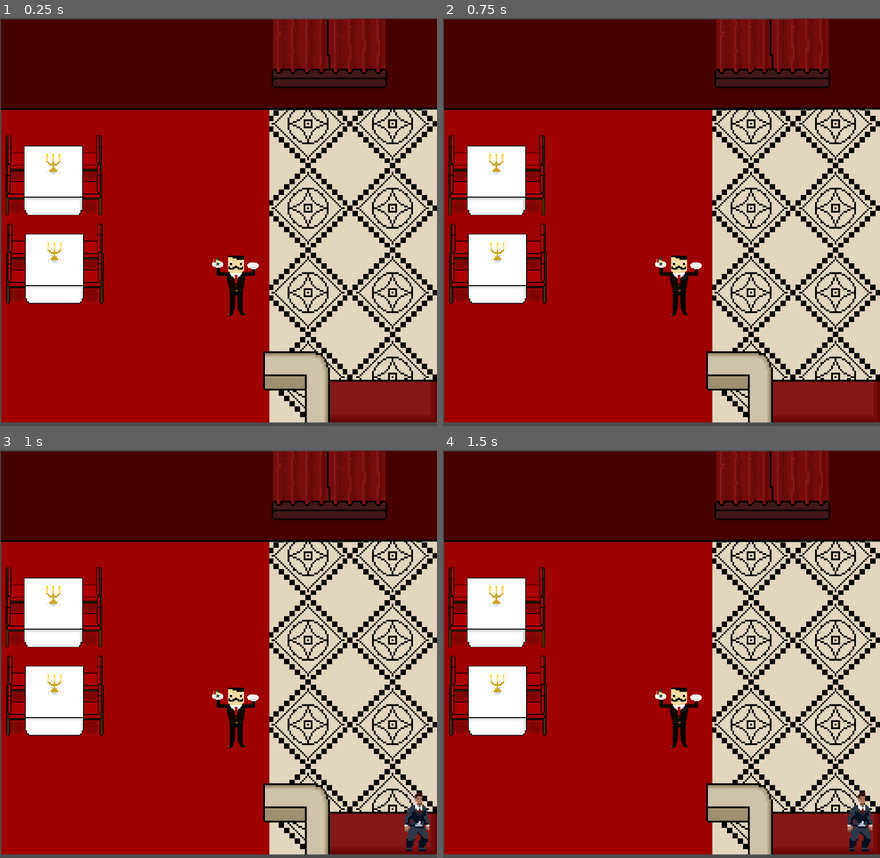
Above: before the commit, frames 1-4 (two rows, left to right).
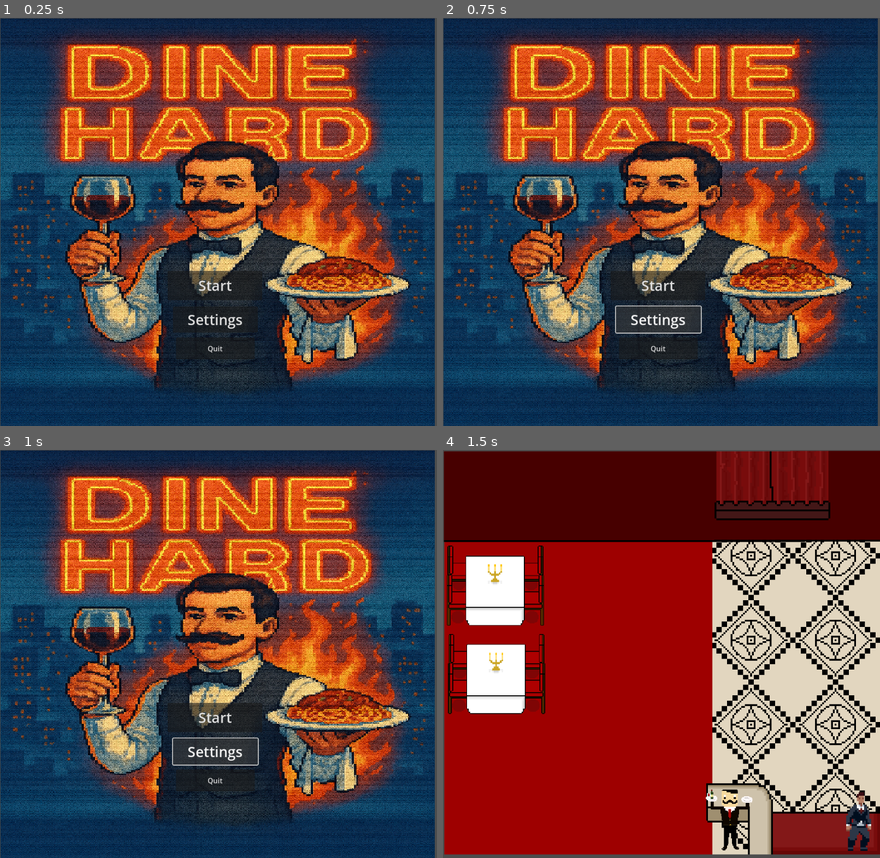
Above: after the commit, the same moments.

Repository: vulcanphoenix/Dine-Hard
Game: Godot game, scene res://title_screen.tscn
Two runs of this game, one before a commit and one after it. Both use one fixed random seed, a clock stepped at 60 frames per second and the inputs below. Before the commit the project starts from res://Sprites/world/world.tscn.
Inputs (mouse positions are in pixels of both pictures, inside the frame that each line leads up to):
- Up to frame 1 (0.25 s): no input
- Up to frame 2 (0.75 s): click (657, 319) at 0.5 s, where only the run after the commit has a clickable "Settings"
- Up to frame 3 (1 s): no input
- Up to frame 4 (1.5 s): click (657, 719) at 1.25 s, where only the run after the commit has a clickable "Start"

The runs differ from the first frame. In frame 1, 99% of the frame differs, in the area x 0-100%, y 0-100%; in frame 2, 99%; in frame 3, 99%; in frame 4, 7.3%.

Commit message:
game menu

Diff:
--- a/Sprites/player/Customer1M.tscn
+++ b/Sprites/player/Customer1M.tscn
@@ -105,8 +105,8 @@
 height = 124.0
 
 [sub_resource type="CapsuleShape2D" id="CapsuleShape2D_y3moo"]
-radius = 31.0
-height = 138.0
+radius = 32.0
+height = 140.0
 
 [node name="Customer1M" type="CharacterBody2D"]
 script = ExtResource("1_r3shs")
@@ -122,6 +122,7 @@
 shape = SubResource("CapsuleShape2D_1ms5y")
 
 [node name="InteractionArea" type="Area2D" parent="."]
+monitorable = false
 
 [node name="CollisionShape2D" type="CollisionShape2D" parent="InteractionArea"]
 position = Vector2(-5, 5)
--- a/Sprites/player/customer_1f.tscn
+++ b/Sprites/player/customer_1f.tscn
@@ -142,7 +142,8 @@
 [node name="AnimatedSprite2D2" type="AnimatedSprite2D" parent="."]
 sprite_frames = SubResource("SpriteFrames_0qg6l")
 animation = &"Dress walking"
-frame_progress = 0.836397
+frame_progress = 0.81529
 
 [node name="CollisionShape2D" type="CollisionShape2D" parent="."]
+visible = false
 shape = SubResource("CapsuleShape2D_r3wgx")
--- a/Sprites/player/customer_1m.gd
+++ b/Sprites/player/customer_1m.gd
@@ -4,43 +4,16 @@
 func _ready():
 	print("=== NPC SETUP CHECK ===")
 
-	# Check if InteractionArea exists
-	if not has_node("InteractionArea"):
-		print("ERROR: No InteractionArea found!")
-		print("You need to add an Area2D child node named 'InteractionArea'")
-		return
 
 	var area = $InteractionArea
 	print("Found InteractionArea: ", area)
 
-	# Check if it has collision shape
-	if not area.has_node("CollisionShape2D"):
-		print("ERROR: InteractionArea has no CollisionShape2D!")
-		print("Add a CollisionShape2D as child of InteractionArea")
-		return
-
-	var collision = area.get_node("CollisionShape2D")
-	if collision.shape == null:
-		print("ERROR: CollisionShape2D has no shape!")
-		print("Select the CollisionShape2D and assign a shape (RectangleShape2D, CircleShape2D, etc.)")
-		return
-
-	print("Shape found: ", collision.shape)
-	print("Area monitoring: ", area.monitoring)
 
 	# Connect the signal
 	area.body_entered.connect(_on_body_entered)
 	print("Signal connected successfully")
 	print("=== SETUP COMPLETE ===")
 
+
 func _on_body_entered(body):
-	print("!!! BODY DETECTED: ", body.name, " !!!")
-
-# Simple test - add this to your PLAYER script:
-# extends CharacterBody2D
-#
-# func _ready():
-#     add_to_group("player")
-#     print("Player ready - groups: ", get_groups())
-#
-# # Your movement code here
+	print("!!! BODY entered: ", body.name, " !!!")
--- a/Sprites/world/customer_spawn.gd
+++ b/Sprites/world/customer_spawn.gd
@@ -1,75 +1,66 @@
 extends Node2D
-
-# Preload your NPC scene
-@export var npc_scene: PackedScene
-@export var spawn_interval: float = 1.0
-@export var max_npcs: int = 1
-
-var spawn_points: Array[Marker2D] = []
-var active_npcs: Array[Node2D] = []
-var spawn_timer: Timer
-
-func _ready():
-	# Collect all Marker2D children as spawn points
-	collect_spawn_points()
-
-	# Setup spawn timer
-	spawn_timer = Timer.new()
-	spawn_timer.wait_time = spawn_interval
-	spawn_timer.timeout.connect(_on_spawn_timer_timeout)
-	add_child(spawn_timer)
-	spawn_timer.start()
-
-func collect_spawn_points():
-	# Find all Marker2D nodes in children
-	for child in get_children():
-		if child is Marker2D:
-			spawn_points.append(child)
-
-	print("Found ", spawn_points.size(), " spawn points")
-
-
-func spawn_npc():
-	if active_npcs.size() >= max_npcs:
-		return
-
-	if spawn_points.is_empty():
-		print("No spawn points available!")
-		return
-
-	if not npc_scene:
-		print("No NPC scene assigned!")
-		return
-
-	# Choose random spawn point
-	var _spawn_point = spawn_points[randi() % spawn_points.size()]
-
-	# Instantiate NPC
-	var npc = npc_scene.instantiate()
-	get_tree().current_scene.add_child(npc)
-
-# IMPORTANT: Set position AFTER adding to scene tree
-	# Use call_deferred to ensure it's set after the node is fully ready
-	npc.call_deferred("set_global_position", _spawn_point.global_position)
-	# Track the NPC
-	active_npcs.append(npc)
-
-	# Connect to NPC's death/removal signal if it has one
-	if npc.has_signal("npc_removed"):
-		npc.npc_died.connect(_on_npc_died)
-
-func _on_spawn_timer_timeout():
-	spawn_npc()
-
-func _on_npc_died(npc: Node2D):
-	active_npcs.erase(npc)
-
-# Manual spawn function you can call from other scripts
-func spawn_at_specific_point(point_index: int):
-	if point_index >= 0 and point_index < spawn_points.size():
-		var spawn_point = spawn_points[point_index]
-		var npc = npc_scene.instantiate()
-		get_tree().current_scene.add_child(npc)
-		npc.global_position = spawn_point.global_positiona
-		npc.global_rotation = spawn_point.global_rotation
-		active_npcs.append(npc)
+#
+## Preload NPC scene
+#@export var npc_scene: PackedScene
+#@export var spawn_interval: float = 1.0
+#@export var max_npcs: int = 1
+#
+#var spawn_points: Array[Marker2D] = []
+#var active_npcs: Array[Node2D] = []
+#var spawn_timer: Timer
+#
+#func _ready():
+	#
+	#collect_spawn_points()
+	#
+	##spawn timer
+	#spawn_timer = Timer.new()
+	#spawn_timer.wait_time = spawn_interval
+	#spawn_timer.timeout.connect(_on_spawn_timer_timeout)
+	#add_child(spawn_timer)
+	#spawn_timer.start()
+#
+#func collect_spawn_points():
+	## spawn points
+	#for child in get_children():
+		#if child is Marker2D:
+			#spawn_points.append(child)
+	#
+	#print("Found ", spawn_points.size(), " spawn points")
+	#
+	#
+#func spawn_npc():
+	#if active_npcs.size() >= max_npcs:
+		#return
+	#
+	#if spawn_points.is_empty():
+		#print("No spawn points available!")
+		#return
+	#
+	#if not npc_scene:
+		#print("No NPC scene assigned!")
+		#return
+	#
+	## Choose random spawn point
+	#var _spawn_point = spawn_points[randi() % spawn_points.size()]
+	#
+	## Instantiate NPC
+	#var npc = npc_scene.instantiate()
+	#get_tree().current_scene.add_child(npc)
+	#
+#
+	#npc.call_deferred("set_global_position", _spawn_point.global_position)
+	#
+#
+#func _on_spawn_timer_timeout():
+	#spawn_npc()
+#
+## Manual spawn function you can call from other scripts
+#func spawn_at_specific_point(point_index: int):
+	#if point_index >= 0 and point_index < spawn_points.size():
+		#var spawn_point = spawn_points[point_index]
+		#var npc = npc_scene.instantiate()
+		#get_tree().current_scene.add_child(npc)
+		#npc.global_position = spawn_point.global_positiona
+		#npc.global_rotation = spawn_point.global_rotation
+		#active_npcs.append(npc)
--- a/Sprites/world/world.tscn
+++ b/Sprites/world/world.tscn
@@ -107,9 +107,6 @@
 [sub_resource type="RectangleShape2D" id="RectangleShape2D_mad0u"]
 size = Vector2(985, 29)
 
-[sub_resource type="RectangleShape2D" id="RectangleShape2D_3sxfg"]
-size = Vector2(138, 151.5)
-
 [sub_resource type="RectangleShape2D" id="RectangleShape2D_lpn8e"]
 size = Vector2(20, 752)
 
@@ -144,16 +141,16 @@
 scale = Vector2(1.75, 1.75)
 
 [node name="AnimatedSprite2D" type="AnimatedSprite2D" parent="Table-41"]
-position = Vector2(6.8573, 166.857)
+position = Vector2(5.14286, 138.857)
 sprite_frames = SubResource("SpriteFrames_fn3g3")
 animation = &"clean_table"
 
 [node name="CollisionPolygon2D" type="CollisionPolygon2D" parent="Table-41"]
-position = Vector2(169.714, -3.42857)
-polygon = PackedVector2Array(-223.429, 131.429, -102.286, 131.429, -101.143, 197.143, -225.714, 197.143)
+position = Vector2(168, -31.4286)
+polygon = PackedVector2Array(-223.429, 131.429, -224, 119.429, -218.857, 118.857, -218.285, 132, -109.714, 132, -108.571, 118.857, -102.857, 118.857, -102.286, 131.429, -101.143, 197.143, -225.714, 197.143)
 
 [node name="Table-40" type="StaticBody2D" parent="."]
-position = Vector2(112, 262)
+position = Vector2(109, 213)
 scale = Vector2(1.75, 1.75)
 
 [node name="AnimatedSprite2D" type="AnimatedSprite2D" parent="Table-40"]
@@ -162,7 +159,7 @@
 animation = &"clean_table"
 
 [node name="CollisionPolygon2D" type="CollisionPolygon2D" parent="Table-40"]
-polygon = PackedVector2Array(66.8571, 80.5714, -56.5714, 80.5714, -56, 14.8571, 66.2857, 14.8571)
+polygon = PackedVector2Array(66.8571, 80.5714, -56.5714, 80.5714, -56, 14.8571, -55.4286, 1.14285, -50.2857, 1.71428, -49.7143, 15.4286, 60, 14.8571, 60.5714, 1.71428, 66.2857, 1.71428, 66.2857, 14.8571)
 
 [node name="player interact" type="Area2D" parent="Table-40"]
 position = Vector2(-64, -149.714)
@@ -170,8 +167,7 @@
 
 [node name="player interact" type="CollisionShape2D" parent="Table-40/player interact"]
 light_mask = 0
-position = Vector2(140.5, 374.5)
-scale = Vector2(1, 1)
+position = Vector2(133, 368.999)
 shape = SubResource("RectangleShape2D_6pm3g")
 
 [node name="North Wall Collision" type="StaticBody2D" parent="."]
@@ -181,12 +177,10 @@
 shape = SubResource("RectangleShape2D_mad0u")
 
 [node name="CharacterBody2D" parent="." instance=ExtResource("5_tat8m")]
-position = Vector2(530, 603)
+position = Vector2(644, 833)
 
 [node name="Customer Spawn" type="Node2D" parent="."]
 script = ExtResource("6_is8iy")
-npc_scene = ExtResource("7_3sxfg")
-max_npcs = 4
 
 [node name="spawn_point _1" type="Marker2D" parent="Customer Spawn"]
 position = Vector2(942, 839)
@@ -195,9 +189,8 @@
 
 [node name="CounterTop" type="StaticBody2D" parent="Collision holder"]
 
-[node name="CollisionShape2D" type="CollisionShape2D" parent="Collision holder/CounterTop"]
-position = Vector2(662, 834.75)
-shape = SubResource("RectangleShape2D_3sxfg")
+[node name="CollisionPolygon2D" type="CollisionPolygon2D" parent="Collision holder/CounterTop"]
+polygon = PackedVector2Array(687, 907, 687, 804, 594, 804, 595, 754, 708, 754, 721, 758, 727, 763, 732, 775, 737, 789, 739, 909)
 
 [node name="walls" type="StaticBody2D" parent="Collision holder"]
 
@@ -212,3 +205,6 @@
 [node name="CollisionShape2D3" type="CollisionShape2D" parent="Collision holder/walls"]
 position = Vector2(991, 533)
 shape = SubResource("RectangleShape2D_q4n3e")
+
+[node name="Customer1M" parent="." instance=ExtResource("7_3sxfg")]
+position = Vector2(939, 838)
--- a/project.godot
+++ b/project.godot
@@ -11,7 +11,7 @@
 [application]
 
 config/name="Dine Hard"
-run/main_scene="uid://bbpoj0lm0sg5p"
+run/main_scene="uid://cwdgdukwo147c"
 config/features=PackedStringArray("4.4", "Forward Plus")
 
 [display]
--- /dev/null
+++ b/quit.gd
@@ -0,0 +1 @@
+extends Button
--- /dev/null
+++ b/start.gd
@@ -0,0 +1,7 @@
+extends Button
+
+
+
+
+func _on_pressed() -> void:
+	get_tree().change_scene_to_file("res://Sprites/world/world.tscn")
--- /dev/null
+++ b/title_screen.gd
@@ -0,0 +1,5 @@
+extends Node2D
+
+
+func _on_quit_pressed() -> void:
+	get_tree().quit()
--- /dev/null
+++ b/title_screen.tscn
@@ -0,0 +1,44 @@
+[gd_scene load_steps=5 format=3 uid="uid://cwdgdukwo147c"]
+
+[ext_resource type="Script" uid="uid://d2n0wfxb7tfcw" path="res://title_screen.gd" id="1_ak2if"]
+[ext_resource type="Texture2D" uid="uid://br0n6prs5fvbp" path="res://Sprites/world/Dine_Hard_Title_Stretched_630x500.png" id="2_ak2if"]
+[ext_resource type="Script" uid="uid://d1ik8u3sixsw3" path="res://start.gd" id="3_ig5kc"]
+[ext_resource type="Script" uid="uid://cgsd57moh53xk" path="res://quit.gd" id="4_05l2w"]
+
+[node name="Title Screen" type="Node2D"]
+script = ExtResource("1_ak2if")
+
+[node name="ChatGptImageJul18,2025,011655Pm" type="Sprite2D" parent="."]
+position = Vector2(490, 460)
+scale = Vector2(1.55079, 1.834)
+texture = ExtResource("2_ak2if")
+
+[node name="Start" type="Button" parent="."]
+offset_left = 377.0
+offset_top = 569.0
+offset_right = 590.0
+offset_bottom = 635.0
+theme_override_font_sizes/font_size = 32
+text = "Start"
+script = ExtResource("3_ig5kc")
+
+[node name="Settings" type="Button" parent="."]
+offset_left = 389.0
+offset_top = 649.0
+offset_right = 580.0
+offset_bottom = 708.0
+theme_override_font_sizes/font_size = 32
+text = "Settings
+"
+
+[node name="Quit" type="Button" parent="."]
+offset_left = 396.0
+offset_top = 719.0
+offset_right = 573.0
+offset_bottom = 768.0
+text = "Quit
+"
+script = ExtResource("4_05l2w")
+
+[connection signal="pressed" from="Start" to="Start" method="_on_pressed"]
+[connection signal="pressed" from="Quit" to="." method="_on_quit_pressed"]
Binary file added: Sprites/world/Dine_Hard_Title_Stretched_630x500.png
Not shown, added: Sprites/world/Dine_Hard_Title_Stretched_630x500.png.import
Binary file added: Sprites/world/Tiles/ChatGPT Image Jul 18, 2025, 01_15_37 PM.png
Not shown, added: Sprites/world/Tiles/ChatGPT Image Jul 18, 2025, 01_15_37 PM.png.import
Not shown: 1 places in Sprites/world/world.tscn that only renumber resources
Not shown, added: quit.gd.uid
Not shown, added: start.gd.uid
Not shown, added: title_screen.gd.uid
